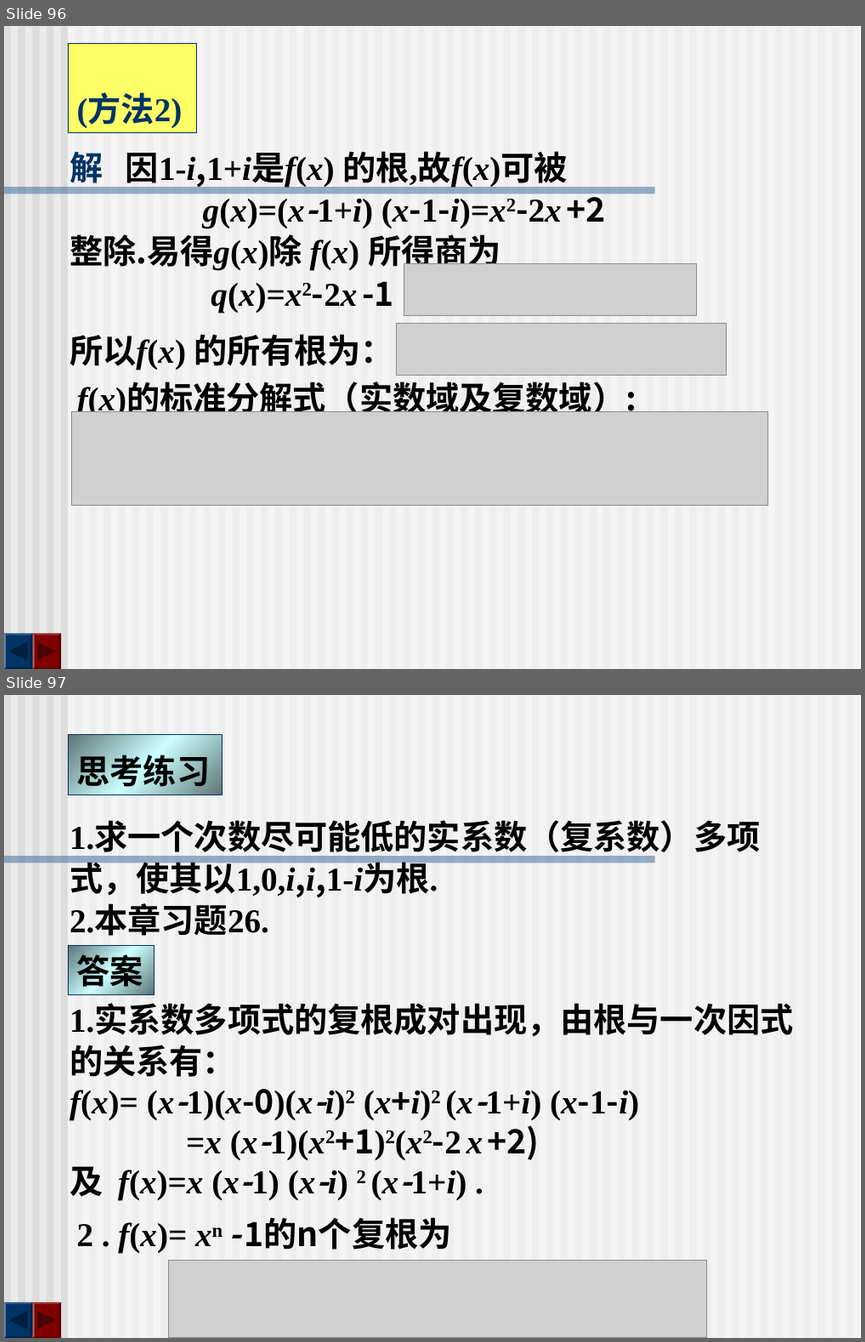
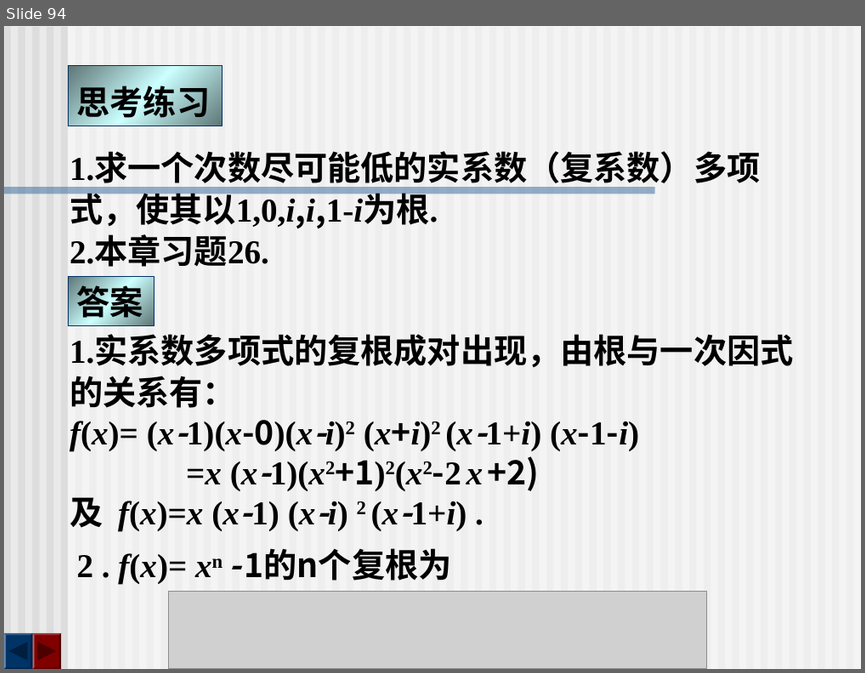
Before and after one commit to zhangbiaomath/zhangbiaomath.github.io, a slide deck: teaching/gaodai/课件/第1章-多项式.ppt. Shown one above the other, each under a label of ours: slides 96 and 97 before the commit, slide 94 after it. The pictures are 865x1342 and 865x673 pixels, drawn with LibreOffice and Linux fonts; fonts in the diff are those of the drawing; grey boxes stand for pictures. Boxes give left, top, right and bottom in pixels: in the first picture for what was removed or moved away, otherwise in the second. Text is boxed around its words. In the diff, an @@ line names an element or a change of style, - is before the commit and + after.

```diff
--- a/teaching/gaodai/课件/第1章-多项式.ppt
+++ b/teaching/gaodai/课件/第1章-多项式.ppt
@@ slide 96 removed at (x1=4, y1=26, x2=861, y2=669), background #EAEAEA; not listed: 64 template elements that a slide beside it also shows @@
@@ title removed at (x1=69, y1=44, x2=197, y2=133) @@
-(方法2)
@@ text removed at (x1=69, y1=146, x2=605, y2=312) @@
-解 因1-i,1+i是f(x) 的根,故f(x)可被
-g(x)=(x-1+i) (x-1-i)=x2-2x +2
-整除.易得g(x)除 f(x) 所得商为
-q(x)=x2-2x -1
@@ picture removed at (x1=404, y1=263, x2=697, y2=316) @@
@@ picture removed at (x1=397, y1=324, x2=726, y2=375) @@
@@ text removed at (x1=69, y1=334, x2=394, y2=370) @@
-所以f(x) 的所有根为：
@@ text removed at (x1=77, y1=384, x2=636, y2=412) @@
-f(x)的标准分解式（实数域及复数域）:
@@ picture removed at (x1=71, y1=412, x2=767, y2=505) @@
@@ what was slide 97 is now slide 94 @@
```
Also in this commit, not shown: 2 slides changed, 2 other slides removed, 3 other files.
